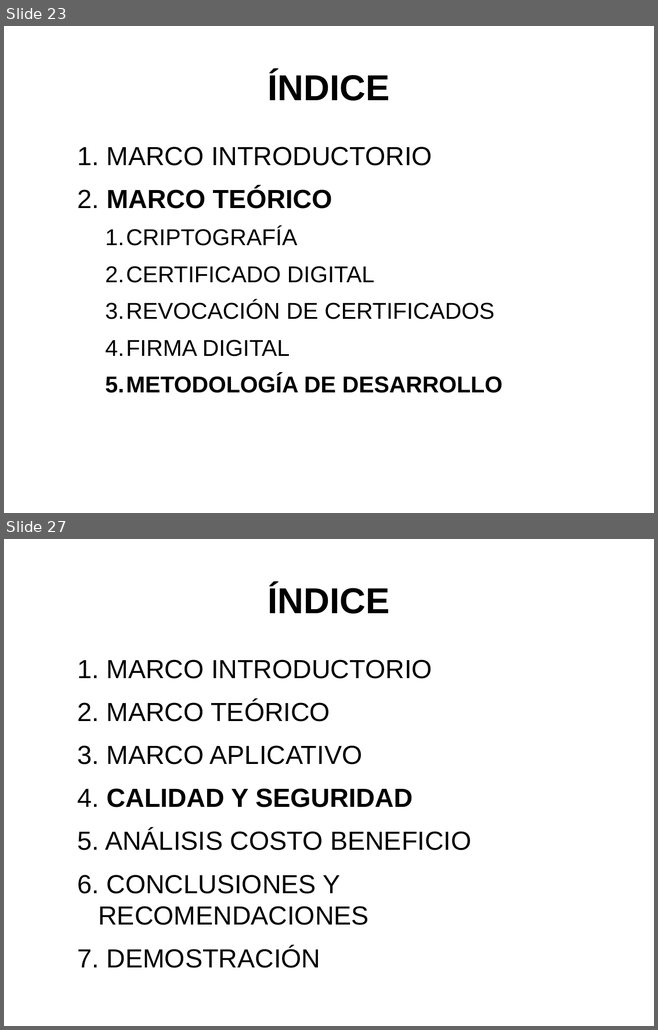
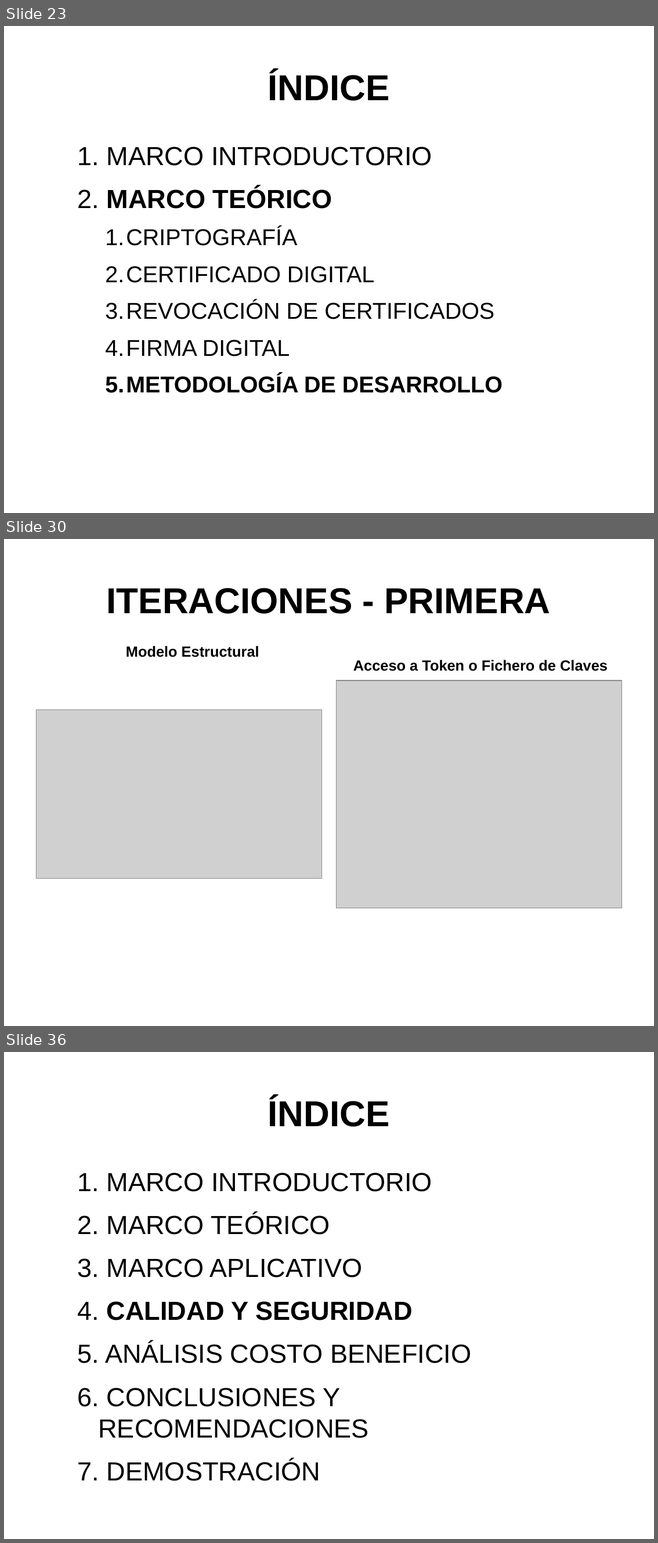
Before and after one commit to artmint/proyectoG, a slide deck: PRESENTACION - PROYECTO.odp. Shown one above the other, each under a label of ours: slides 23 and 27 before the commit, slides 23, 30 and 36 after it; the slides between them are not shown. The pictures are 658x1030 and 658x1543 pixels, drawn with LibreOffice and Linux fonts; fonts in the diff are those of the drawing; grey boxes stand for pictures. Boxes give left, top, right and bottom in pixels: in the first picture for what was removed or moved away, otherwise in the second. Text is boxed around its words. In the diff, an @@ line names an element or a change of style, - is before the commit and + after.

```diff
--- a/PRESENTACION - PROYECTO.odp
+++ b/PRESENTACION - PROYECTO.odp
@@ slide 30 added at (4,539,654,1026), background #FFFFFF @@
@@ title added at (107,588,550,614), 44 pt, text #000000, bold @@
+ITERACIONES - PRIMERA
@@ text added at (126,646,259,657), 18 pt, text #000000, bold @@
+Modelo Estructural
@@ text added at (353,660,607,671), 18 pt, text #000000, bold @@
+Acceso a Token o Fichero de Claves
@@ picture added at (336,681,621,908) @@
@@ picture added at (36,710,322,878) @@
@@ what was slide 27 is now slide 36 @@
```
Also in this commit, not shown: 6 slides changed, 15 other slides added, 2 slides removed, 21 other files.
